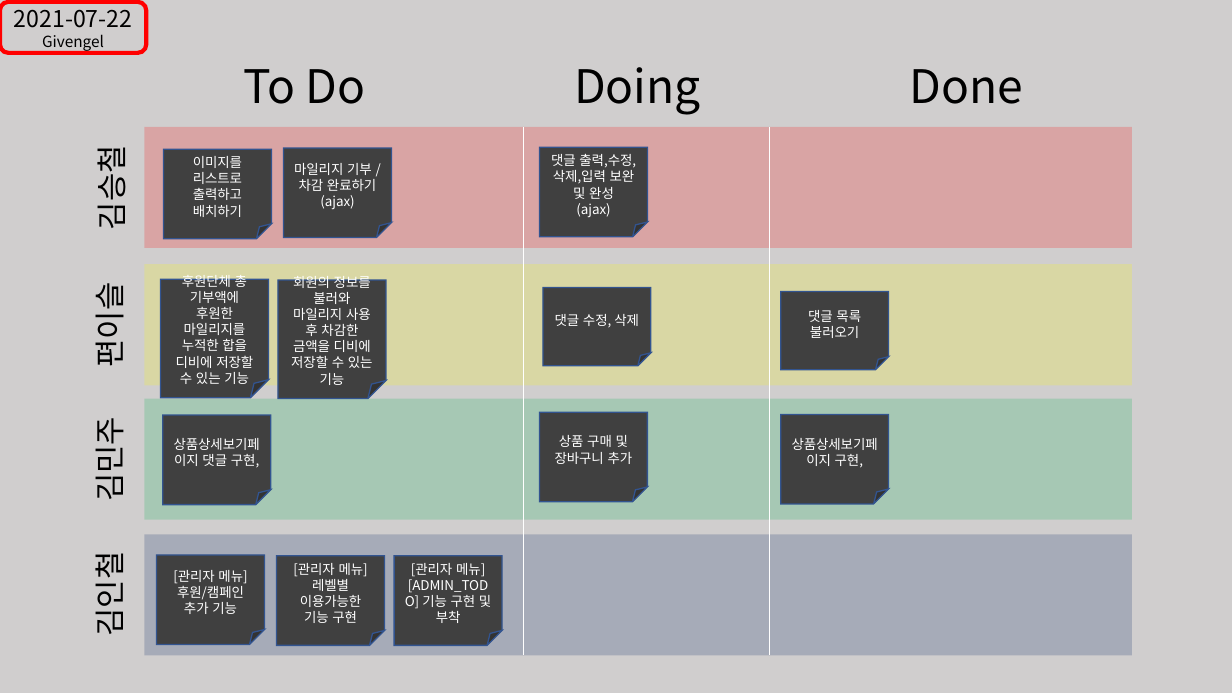
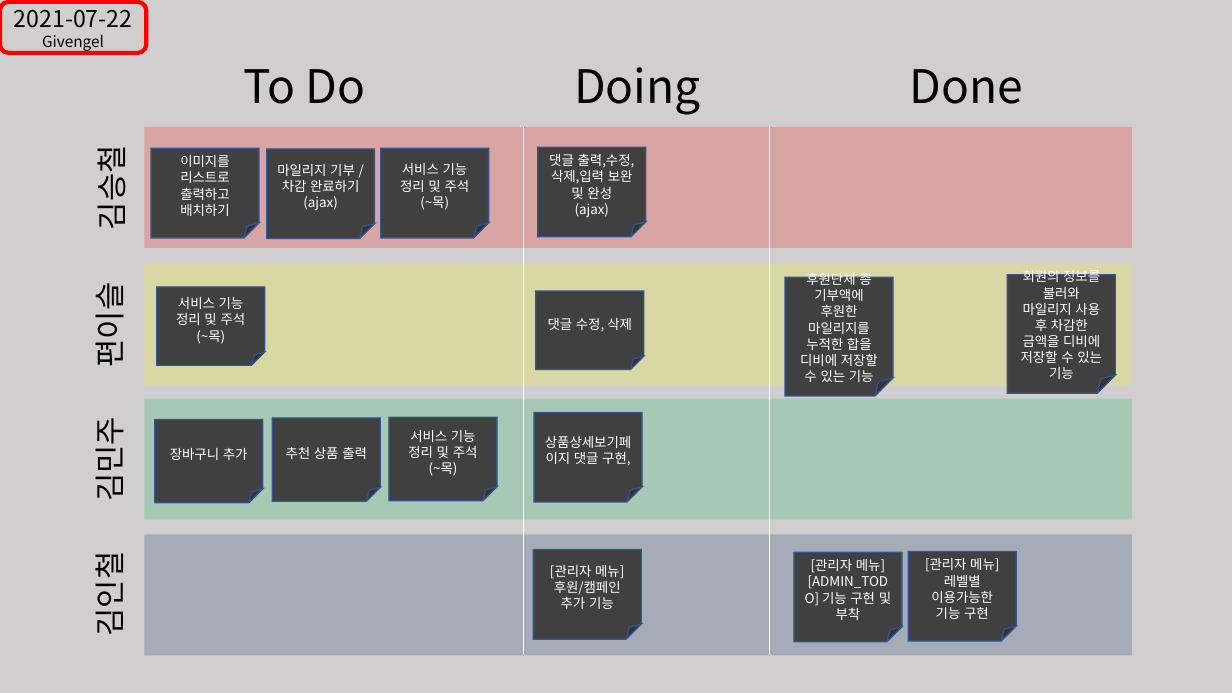
Before and after one commit to GIVENGEL/GivEngel-Project, a slide deck: slide 4 of 칸반보드.pptx. Drawn at 1232x693 pixels with LibreOffice and Linux fonts; fonts in the diff are those of the drawing. Boxes give left, top, right and bottom in pixels: in the first picture for what was removed or moved away, otherwise in the second. Text is boxed around its words. In the diff, an @@ line names an element or a change of style, - is before the commit and + after.

```diff
--- a/칸반보드.pptx
+++ b/칸반보드.pptx
@@ folded corner "이미지를 리스트로 출력하고 배치하기": place and size @@
-folded corner "이미지를 리스트로 출력하고 배치하기" at bbox=[164, 150, 272, 239]
+folded corner "이미지를 리스트로 출력하고 배치하기" at bbox=[151, 149, 259, 238]
@@ folded corner "마일리지 기부 / 차감 완료하기": place and size @@
-folded corner "마일리지 기부 / 차감 완료하기" at bbox=[284, 148, 392, 238]
+folded corner "마일리지 기부 / 차감 완료하기" at bbox=[267, 149, 375, 238]
@@ folded corner added at bbox=[381, 149, 489, 238], fill #404040, outline #325491 1 pt, 10.5 pt, text #FFFFFF @@
+서비스 기능 정리 및 주석
+(~목)
@@ folded corner "회원의 정보를 불러와 마일리지 사용 ...": place and size @@
-folded corner "회원의 정보를 불러와 마일리지 사용 ..." at bbox=[278, 280, 386, 398]
+folded corner "회원의 정보를 불러와 마일리지 사용 ..." at bbox=[1007, 274, 1116, 393]
@@ folded corner added at bbox=[157, 287, 265, 366], fill #404040, outline #325491 1 pt, 10.5 pt, text #FFFFFF @@
+서비스 기능 정리 및 주석
+(~목)
@@ folded corner "댓글 수정, 삭제": place and size @@
-folded corner "댓글 수정, 삭제" at bbox=[543, 287, 652, 366]
+folded corner "댓글 수정, 삭제" at bbox=[536, 291, 644, 370]
@@ folded corner removed at bbox=[781, 291, 889, 370] @@
-댓글 목록 불러오기
@@ folded corner "후원단체 총 기부액에 후원한 마일리지를 ...": place and size @@
-folded corner "후원단체 총 기부액에 후원한 마일리지를 ..." at bbox=[161, 279, 269, 397]
+folded corner "후원단체 총 기부액에 후원한 마일리지를 ..." at bbox=[786, 277, 894, 396]
@@ folded corner added at bbox=[273, 418, 381, 501], fill #404040, outline #325491 1 pt, 10.5 pt, text #FFFFFF @@
+추천 상품 출력
@@ folded corner added at bbox=[389, 418, 497, 501], fill #404040, outline #325491 1 pt, 10.5 pt, text #FFFFFF @@
+서비스 기능 정리 및 주석
+(~목)
@@ folded corner "상품상세보기페이지 댓글 구현,": place and size @@
-folded corner "상품상세보기페이지 댓글 구현," at bbox=[163, 415, 271, 505]
+folded corner "상품상세보기페이지 댓글 구현," at bbox=[534, 412, 642, 502]
@@ folded corner removed at bbox=[781, 414, 889, 504] @@
-상품상세보기페이지 구현,
@@ folded corner "장바구니 추가": place and size @@
-folded corner "장바구니 추가" at bbox=[540, 412, 648, 502]
+folded corner "장바구니 추가" at bbox=[154, 420, 262, 503]
@@ text in folded corner at bbox=[170, 448, 248, 460]: text changed @@
-상품 구매 및 장바구니 추가
+장바구니 추가
@@ folded corner "[관리자 메뉴]": place and size @@
-folded corner "[관리자 메뉴]" at bbox=[156, 555, 264, 645]
+folded corner "[관리자 메뉴]" at bbox=[533, 550, 641, 640]
@@ folded corner "[관리자 메뉴]": place and size @@
-folded corner "[관리자 메뉴]" at bbox=[395, 556, 503, 646]
+folded corner "[관리자 메뉴]" at bbox=[794, 553, 902, 642]
@@ folded corner "[관리자 메뉴]": place and size @@
-folded corner "[관리자 메뉴]" at bbox=[276, 556, 384, 646]
+folded corner "[관리자 메뉴]" at bbox=[909, 552, 1017, 641]
```
Also in this commit, not shown: 57 other files.
